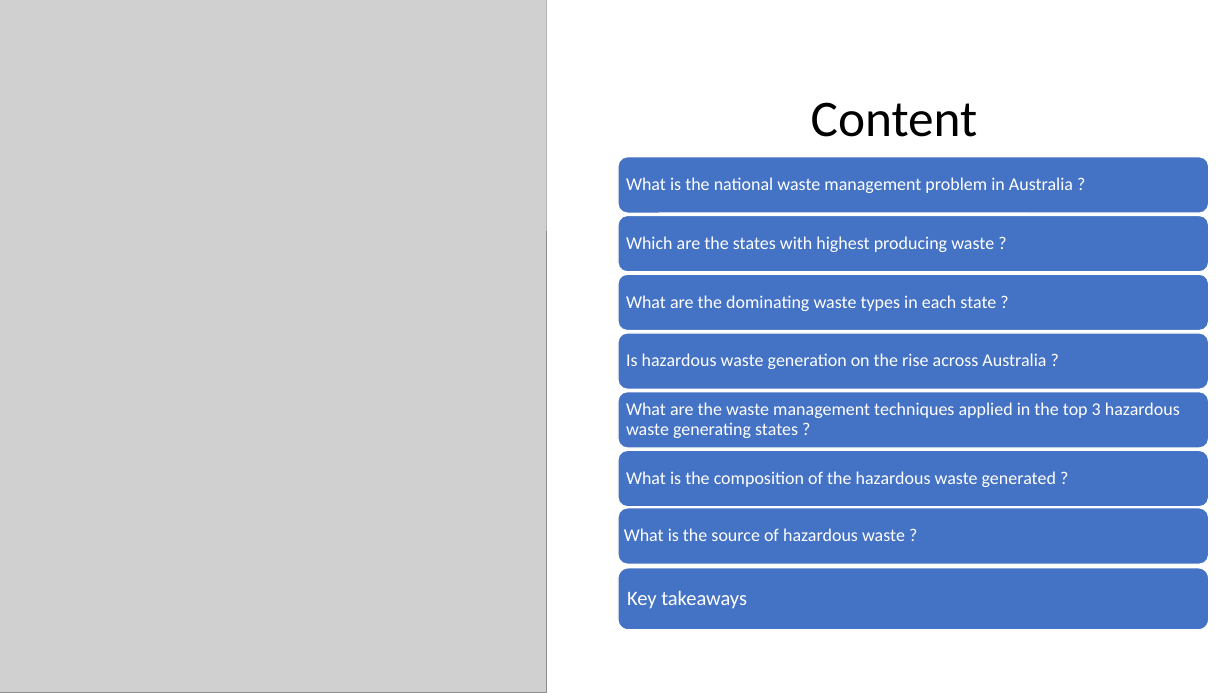
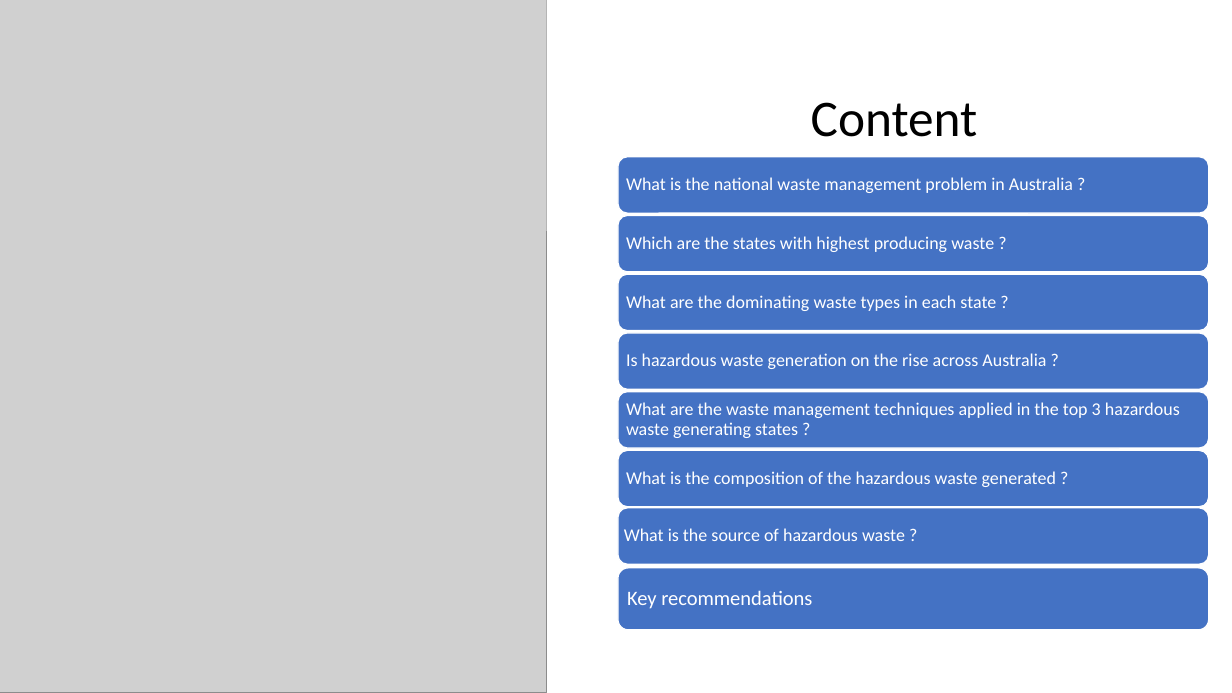
Before and after one commit to arinbaruah/mdss_datathon, a slide deck: slide 2 of mdss_presentation.pptx. Drawn at 1232x693 pixels with LibreOffice and Linux fonts; fonts in the diff are those of the drawing; grey boxes stand for pictures. Boxes give left, top, right and bottom in pixels: in the first picture for what was removed or moved away, otherwise in the second. Text is boxed around its words. In the diff, an @@ line names an element or a change of style, - is before the commit and + after.

```diff
--- a/mdss_presentation.pptx
+++ b/mdss_presentation.pptx
@@ text at <box>627,590,812,609</box>: text changed @@
-Key takeaways
+Key recommendations
```
Also in this commit, not shown: 2 other slides changed.
